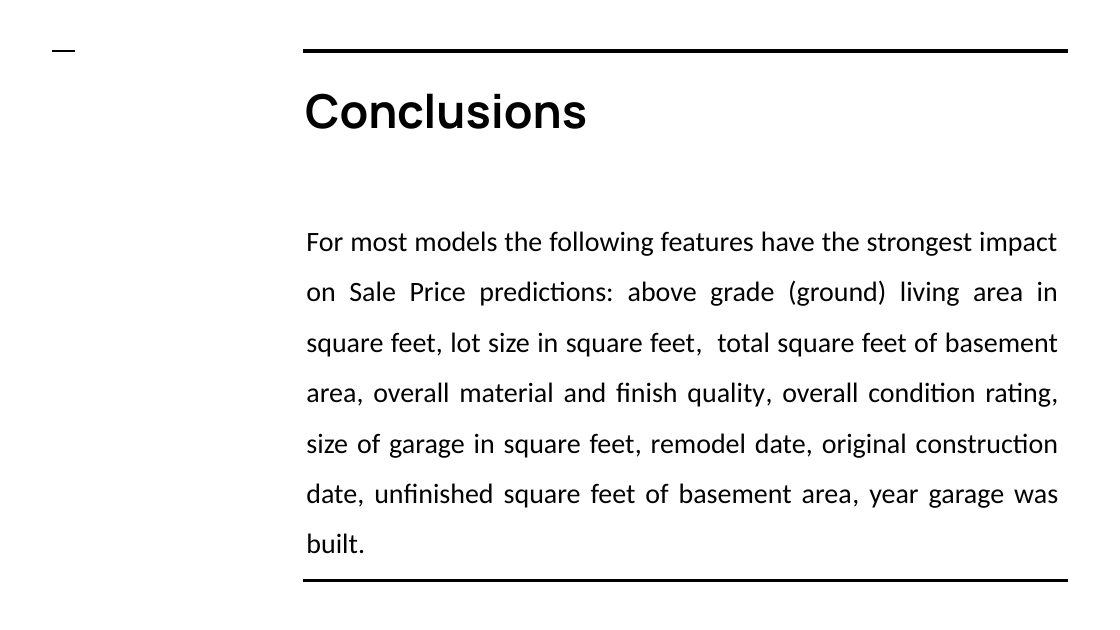
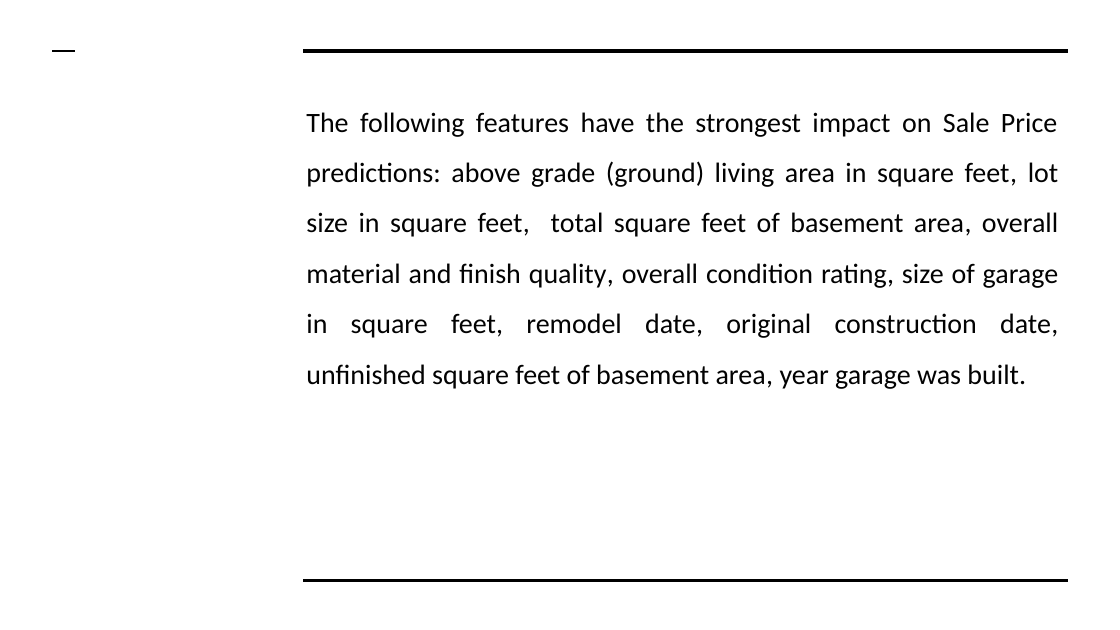
Before and after one commit to marekater/Data-Science-Portfolio, a slide deck: slide 8 of Capstone project 2/capstone 2.pptx. Drawn at 1120x630 pixels with LibreOffice and Linux fonts; fonts in the diff are those of the drawing. Boxes give left, top, right and bottom in pixels: in the first picture for what was removed or moved away, otherwise in the second. Text is boxed around its words. In the diff, an @@ line names an element or a change of style, - is before the commit and + after.

```diff
--- a/Capstone project 2/capstone 2.pptx
+++ b/Capstone project 2/capstone 2.pptx
@@ title removed at [305, 93, 587, 129] @@
-Conclusions
@@ text at [306, 112, 1059, 389]: text changed @@
-For most models the following features have the strongest impact on Sale Price predictions: above grade (ground) living area in square feet, lot size in square feet, total square feet of basement area, overall material and finish quality, overall condition rating, size of garage in square feet, remodel date, original construction date, unfinished square feet of basement area, year garage was built.
+The following features have the strongest impact on Sale Price predictions: above grade (ground) living area in square feet, lot size in square feet, total square feet of basement area, overall material and finish quality, overall condition rating, size of garage in square feet, remodel date, original construction date, unfinished square feet of basement area, year garage was built.
```
Also in this commit, not shown: 1 other slide changed, 1 slide added, 1 other file.
